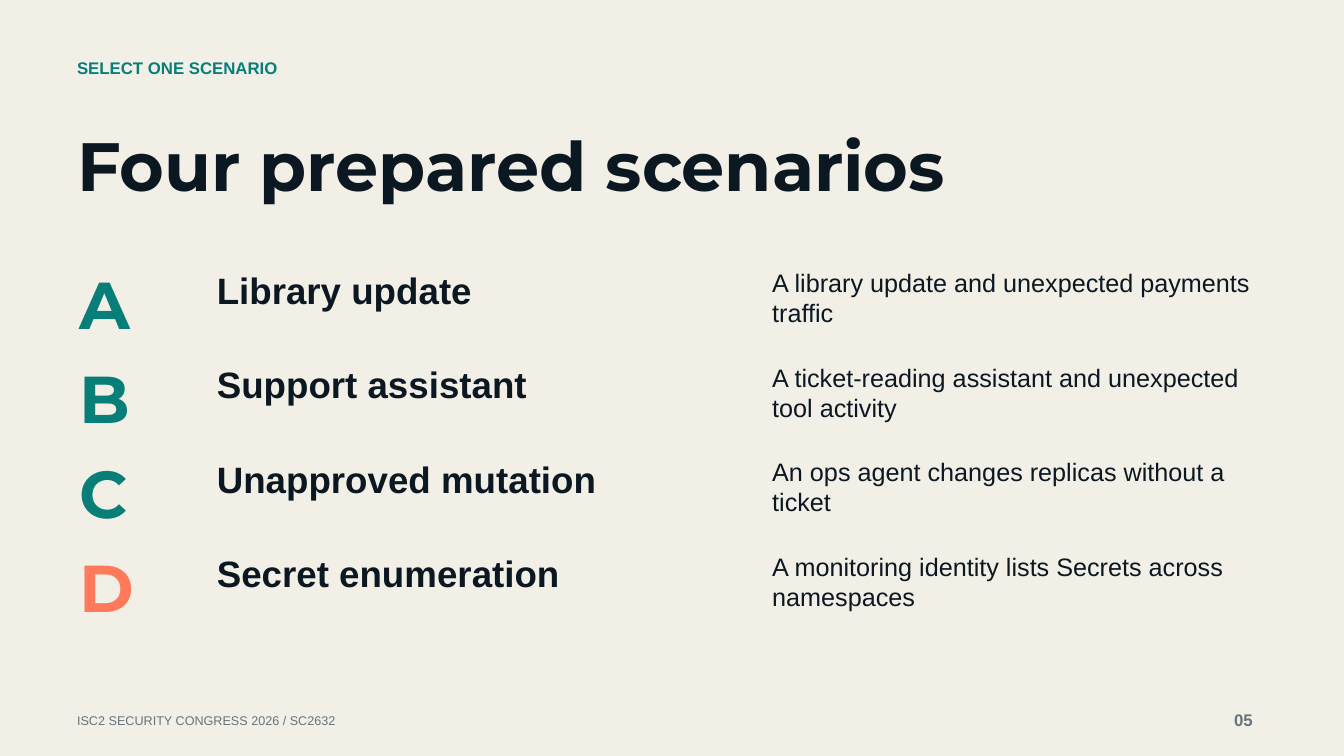
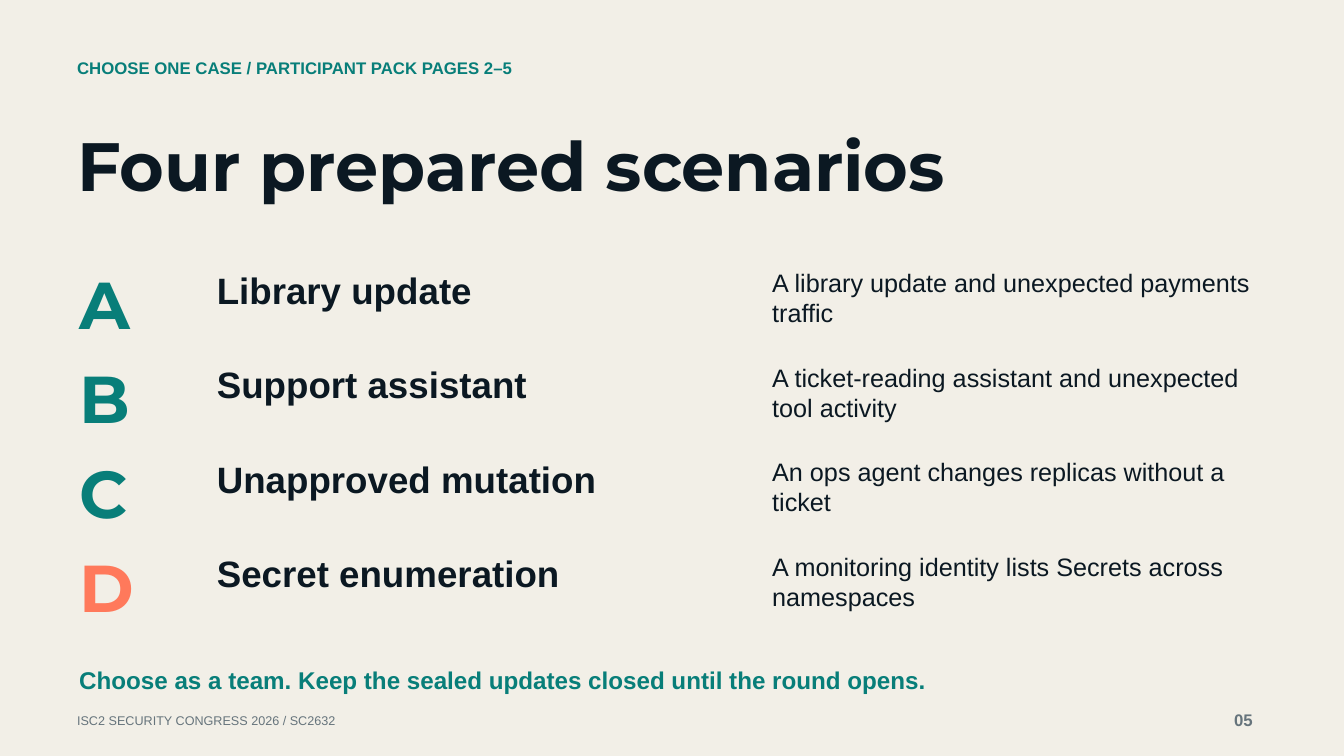
Before and after one commit to mgunjan/sc2632-tabletop, a slide deck: slide 5 of submission/2026-10-13/SC2632-session-four-cases.pptx. Drawn at 1344x756 pixels with LibreOffice and Linux fonts; fonts in the diff are those of the drawing. Boxes give left, top, right and bottom in pixels: in the first picture for what was removed or moved away, otherwise in the second. Text is boxed around its words. In the diff, an @@ line names an element or a change of style, - is before the commit and + after.

Commit message:
Explain incident context and participant responsibilities

```diff
--- a/submission/2026-10-13/SC2632-session-four-cases.pptx
+++ b/submission/2026-10-13/SC2632-session-four-cases.pptx
@@ text at [77, 62, 512, 74]: text changed @@
-SELECT ONE SCENARIO
+CHOOSE ONE CASE / PARTICIPANT PACK PAGES 2–5
@@ text added at [79, 671, 925, 694], 17.2 pt, text #087E79, bold @@
+Choose as a team. Keep the sealed updates closed until the round opens.
```
Also in this commit, not shown: 4 other slides changed, 4 slides added, 4 slides removed, 12 other files.
